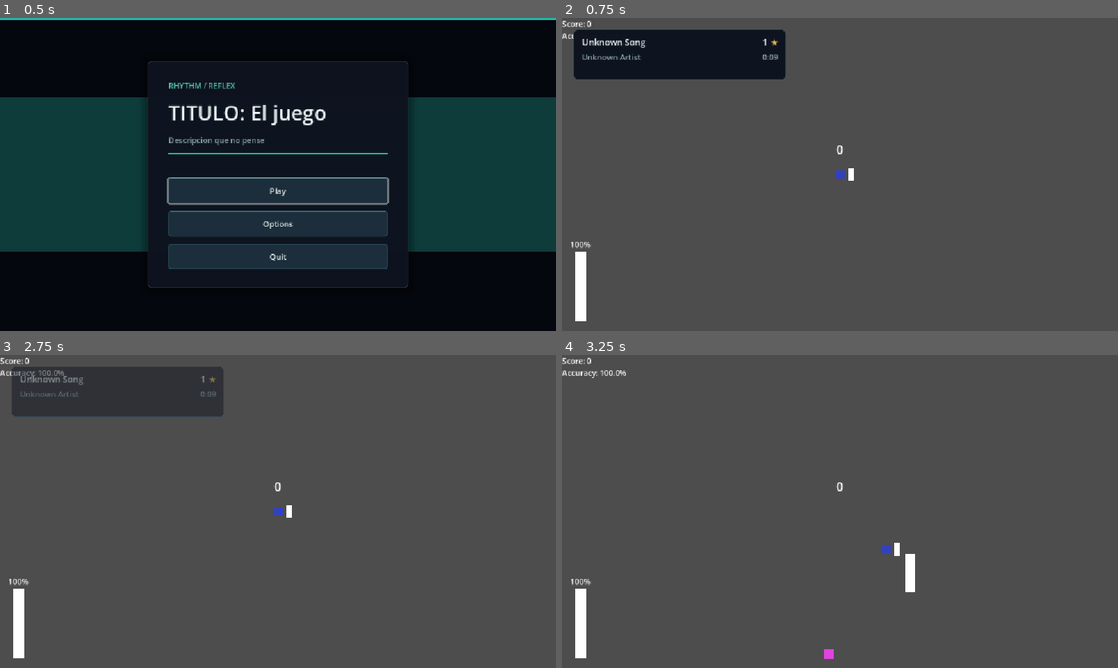
Above: before the commit, frames 1-4 (two rows, left to right).
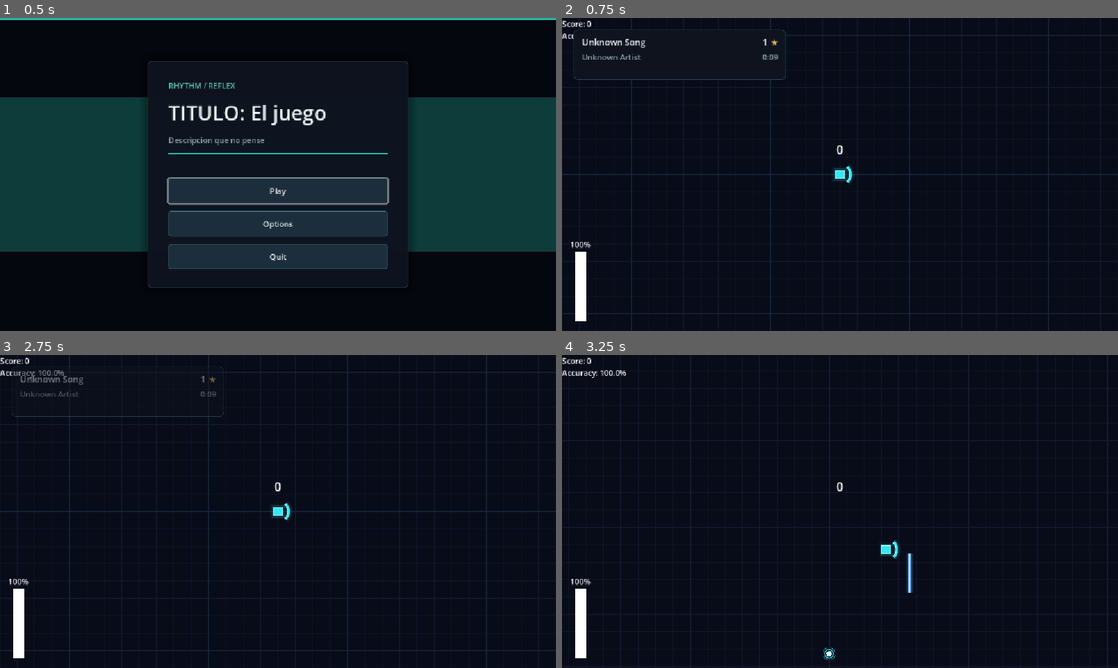
Above: after the commit, the same moments.

Repository: ftambler/godot-rythm-game
Game: Godot game, scene res://scenes/ui/Menu.tscn
Two runs of this game, one before a commit and one after it. Both use one fixed random seed, a clock stepped at 60 frames per second and the inputs below.
Inputs:
- Up to frame 1 (0.5 s): no input
- Up to frame 2 (0.75 s): click "Play" at 0.5 s
- Up to frame 3 (2.75 s): tap Enter at 1.25 s; hold Right (shield_right) 1.28-2.03 s; hold Space (hit_orb) 1.28-2.03 s; hold Down (shield_down) from 2.03 s (still down); tap Space (hit_orb) at 2.1 s
- Up to frame 4 (3.25 s): release Down (shield_down) at 2.78 s; hold Right (shield_right) from 2.78 s (still down); hold Space (hit_orb) from 2.78 s (still down)

Frame 1 is identical in both runs. In frame 2, 93% of the frame differs, in the area x 0-100%, y 0-100%; in frame 3, 99%; in frame 4, 99%.

Commit message:
Restyle gameplay objects and add hit feedback

Diff:
--- a/scenes/game/Game.tscn
+++ b/scenes/game/Game.tscn
@@ -8,9 +8,13 @@
 [ext_resource type="PackedScene" path="res://scenes/ui/PauseMenu.tscn" id="6_pause"]
 [ext_resource type="PackedScene" uid="uid://ytw7cwpt4dvd" path="res://scenes/ui/LevelIntro.tscn" id="7_intro"]
 [ext_resource type="PackedScene" path="res://scenes/ui/ResultsScreen.tscn" id="8_results"]
+[ext_resource type="PackedScene" path="res://scenes/game/GridBackground.tscn" id="9_grid"]
+[ext_resource type="Script" path="res://scripts/visual/GameplayFeedback.gd" id="10_feedback"]
 
 [node name="Game" type="Node2D" unique_id=762137820]
 script = ExtResource("1_lyhax")
+
+[node name="GridBackground" parent="." instance=ExtResource("9_grid")]
 
 [node name="ScoreHandler" type="Node" parent="." unique_id=1532150037]
 script = ExtResource("2_365ku")
@@ -36,3 +40,7 @@
 [node name="SpeedTriggers" type="Node2D" parent="LevelManager" unique_id=1421972330]
 
 [node name="Orbs" type="Node2D" parent="LevelManager" unique_id=1051268075]
+
+[node name="GameplayFeedback" type="Node2D" parent="." node_paths=PackedStringArray("player")]
+script = ExtResource("10_feedback")
+player = NodePath("../Player")
--- a/scenes/game/Orb.tscn
+++ b/scenes/game/Orb.tscn
@@ -1,6 +1,7 @@
 [gd_scene format=3 uid="uid://dx2d5sxof1ffq"]
 
 [ext_resource type="Script" uid="uid://oengqfgsowdr" path="res://scripts/world/Orb.gd" id="1_2pvil"]
+[ext_resource type="Script" path="res://scripts/visual/OrbVisual.gd" id="2_ovis"]
 
 [sub_resource type="RectangleShape2D" id="RectangleShape2D_mf4yy"]
 
@@ -11,9 +12,5 @@
 [node name="CollisionShape2D" type="CollisionShape2D" parent="." unique_id=68305031]
 shape = SubResource("RectangleShape2D_mf4yy")
 
-[node name="ColorRect" type="ColorRect" parent="." unique_id=1891851646]
-offset_left = -10.0
-offset_top = -10.0
-offset_right = 10.0
-offset_bottom = 10.0
-color = Color(0.8784314, 0.2627451, 0.8784314, 1)
+[node name="Visual" type="Node2D" parent="." unique_id=1891851646]
+script = ExtResource("2_ovis")
--- a/scenes/game/Player.tscn
+++ b/scenes/game/Player.tscn
@@ -2,6 +2,8 @@
 
 [ext_resource type="Script" uid="uid://qyivfr8dael8" path="res://scripts/player/Player.gd" id="1_gndvh"]
 [ext_resource type="Script" uid="uid://cuh2ir2kywq4h" path="res://scripts/player/PlayerShield.gd" id="2_6vqvp"]
+[ext_resource type="Script" path="res://scripts/visual/PlayerVisual.gd" id="3_pvis"]
+[ext_resource type="Script" path="res://scripts/visual/ShieldVisual.gd" id="4_svis"]
 
 [sub_resource type="CircleShape2D" id="CircleShape2D_v8gbi"]
 
@@ -22,18 +24,13 @@
 [node name="Shield" type="Node2D" parent="." unique_id=2005459110]
 script = ExtResource("2_6vqvp")
 
-[node name="ColorRect" type="ColorRect" parent="Shield" unique_id=213899276]
-offset_left = 17.0
-offset_top = -14.0
-offset_right = 28.0
-offset_bottom = 14.0
+[node name="ShieldVisual" type="Node2D" parent="Shield" unique_id=213899276]
+z_index = 1
+script = ExtResource("4_svis")
 
-[node name="tempColor" type="ColorRect" parent="." unique_id=259176759]
-offset_left = -10.0
-offset_top = -10.0
-offset_right = 10.0
-offset_bottom = 10.0
-color = Color(0.20335871, 0.25655162, 0.75066197, 1)
+[node name="Visual" type="Node2D" parent="." unique_id=259176759]
+z_index = 1
+script = ExtResource("3_pvis")
 
 [node name="OrbDetector" type="Area2D" parent="." unique_id=1457973608]
 collision_layer = 0
--- a/scenes/game/SpeedTrigger.tscn
+++ b/scenes/game/SpeedTrigger.tscn
@@ -1,31 +1,15 @@
 [gd_scene format=3 uid="uid://brkln3n8iy8gn"]
 
 [ext_resource type="Script" uid="uid://mhmx8p183n1m" path="res://scripts/world/SpeedTrigger.gd" id="1_2f2b8"]
+[ext_resource type="Script" path="res://scripts/visual/SpeedTriggerVisual.gd" id="2_stvis"]
 
 [sub_resource type="RectangleShape2D" id="RectangleShape2D_mf4yy"]
-
-[sub_resource type="LabelSettings" id="LabelSettings_2f2b8"]
-font_size = 28
 
 [node name="SpeedTrigger" type="Area2D" unique_id=1554395987]
 script = ExtResource("1_2f2b8")
 
-[node name="ColorRect" type="ColorRect" parent="." unique_id=1054819960]
-offset_left = -10.0
-offset_top = -10.0
-offset_right = 10.0
-offset_bottom = 10.0
-color = Color(0, 1, 1, 1)
+[node name="Visual" type="Node2D" parent="." unique_id=1054819960]
+script = ExtResource("2_stvis")
 
 [node name="CollisionShape2D" type="CollisionShape2D" parent="." unique_id=282872493]
 shape = SubResource("RectangleShape2D_mf4yy")
-
-[node name="Label" type="Label" parent="." unique_id=911739121]
-offset_left = -10.0
-offset_top = -20.0
-offset_right = 10.0
-offset_bottom = 19.0
-text = "1"
-label_settings = SubResource("LabelSettings_2f2b8")
-horizontal_alignment = 1
-vertical_alignment = 1
--- a/scenes/game/Wall.tscn
+++ b/scenes/game/Wall.tscn
@@ -1,6 +1,7 @@
 [gd_scene format=3 uid="uid://x4behcck40to"]
 
 [ext_resource type="Script" uid="uid://cfk2sgjwn0k2j" path="res://scripts/world/Wall.gd" id="1_33awu"]
+[ext_resource type="Script" path="res://scripts/visual/WallVisual.gd" id="2_wvis"]
 
 [sub_resource type="RectangleShape2D" id="RectangleShape2D_mf4yy"]
 
@@ -9,11 +10,8 @@
 
 [node name="Sprite2D" type="Sprite2D" parent="." unique_id=1616078196]
 
-[node name="tempcolor" type="ColorRect" parent="." unique_id=2022530945]
-offset_left = -40.0
-offset_top = -10.0
-offset_right = 40.0
-offset_bottom = 10.0
+[node name="Visual" type="Node2D" parent="." unique_id=2022530945]
+script = ExtResource("2_wvis")
 
 [node name="CollisionShape2D" type="CollisionShape2D" parent="." unique_id=70109703]
 scale = Vector2(4, 0.1)
--- /dev/null
+++ b/scripts/visual/GameplayFeedback.gd
@@ -0,0 +1,64 @@
+class_name GameplayFeedback
+extends Node2D
+
+## Spawns world-space hit effects from the player's existing signals.
+## Walls and orbs are despawned by LevelManager as soon as they are hit, so their
+## transforms are captured here and the effect is drawn by a detached HitEffect.
+##
+## Player emits `object_hit` and `hit_registered` in different orders for walls
+## and orbs, so both are collected during the frame and resolved together.
+
+@export var player: Player
+
+var _pending_result: HitResult.Type = HitResult.Type.MISS
+var _has_pending_result := false
+var _pending_walls: Array[Transform2D] = []
+var _pending_orbs: Array[Vector2] = []
+var _flush_queued := false
+
+
+func _ready() -> void:
+	z_index = 2
+	if player == null:
+		return
+	player.hit_registered.connect(_on_hit_registered)
+	player.object_hit.connect(_on_object_hit)
+
+
+func _on_hit_registered(result: HitResult.Type) -> void:
+	_pending_result = result
+	_has_pending_result = true
+	_queue_flush()
+
+
+func _on_object_hit(object: Node) -> void:
+	if object is Wall:
+		_pending_walls.append(object.global_transform)
+	elif object is Orb:
+		_pending_orbs.append(object.global_position)
+	_queue_flush()
+
+
+func _queue_flush() -> void:
+	if _flush_queued:
+		return
+	_flush_queued = true
+	_flush.call_deferred()
+
+
+func _flush() -> void:
+	_flush_queued = false
+	if not _has_pending_result:
+		_pending_walls.clear()
+		_pending_orbs.clear()
+		return
+
+	var color := Palette.hit_result_color(_pending_result)
+	for wall_transform in _pending_walls:
+		HitEffect.spawn_wall(self, wall_transform, player.global_position, color)
+	for orb_position in _pending_orbs:
+		HitEffect.spawn_ring(self, orb_position, color)
+
+	_pending_walls.clear()
+	_pending_orbs.clear()
+	_has_pending_result = false
--- /dev/null
+++ b/scripts/visual/HitEffect.gd
@@ -0,0 +1,52 @@
+class_name HitEffect
+extends Node2D
+
+## Short-lived world-space effect: an expanding ring, plus an optional fading
+## bar that echoes a wall which has just been despawned. Frees itself when done.
+
+const RING_FROM := 6.0
+const RING_TO := 22.0
+
+var color := Palette.CYAN
+var bar_length := 0.0  # 0 disables the bar
+var ring_offset := Vector2.ZERO
+
+var _progress := 0.0:
+	set(value):
+		_progress = value
+		queue_redraw()
+
+
+static func spawn_ring(parent: Node, at: Vector2, ring_color: Color) -> void:
+	var effect := HitEffect.new()
+	effect.color = ring_color
+	parent.add_child(effect)
+	effect.global_position = at
+
+
+static func spawn_wall(parent: Node, wall_transform: Transform2D, contact: Vector2, ring_color: Color) -> void:
+	var effect := HitEffect.new()
+	effect.color = ring_color
+	effect.bar_length = Palette.WALL_LENGTH
+	parent.add_child(effect)
+	effect.global_transform = wall_transform
+	effect.ring_offset = effect.to_local(contact)
+
+
+func _ready() -> void:
+	var tween := create_tween()
+	tween.tween_property(self, "_progress", 1.0, Palette.EFFECT_DURATION).set_trans(Tween.TRANS_QUAD).set_ease(Tween.EASE_OUT)
+	tween.finished.connect(queue_free)
+
+
+func _draw() -> void:
+	var fade := 1.0 - _progress
+
+	if bar_length > 0.0:
+		var half := bar_length * 0.5
+		var width := Palette.WALL_THICKNESS * (1.0 + _progress)
+		draw_line(Vector2(-half, 0.0), Vector2(half, 0.0), Color(color, 0.18 * fade), width + Palette.GLOW_NEAR_WIDTH, true)
+		draw_line(Vector2(-half, 0.0), Vector2(half, 0.0), Color(color, 0.7 * fade), width * 0.5, true)
+
+	var radius := lerpf(RING_FROM, RING_TO, _progress)
+	draw_arc(ring_offset, radius, 0.0, TAU, 32, Color(color, 0.85 * fade), 2.0 * fade + 0.5, true)
--- /dev/null
+++ b/scripts/visual/OrbVisual.gd
@@ -0,0 +1,36 @@
+class_name OrbVisual
+extends Node2D
+
+## Filled core, a solid inner ring and a slowly rotating dashed outer ring.
+## Animation is visual only; the Orb's Area2D and position never change.
+
+const PULSE_SPEED := 3.0       # radians per second of the core pulse
+const RING_SPIN_SPEED := 0.9   # radians per second of the dashed ring
+const DASH_COUNT := 4
+const DASH_FILL := 0.55        # fraction of each dash slot that is drawn
+
+var _time := 0.0
+
+
+func _ready() -> void:
+	modulate.a = 0.0
+	create_tween().tween_property(self, "modulate:a", 1.0, Palette.APPEAR_DURATION)
+
+
+func _process(delta: float) -> void:
+	_time += delta
+	queue_redraw()
+
+
+func _draw() -> void:
+	var pulse := 0.5 + 0.5 * sin(_time * PULSE_SPEED)
+
+	draw_circle(Vector2.ZERO, Palette.ORB_CORE_RADIUS + 4.0, Color(Palette.CYAN, 0.08 + 0.06 * pulse))
+	draw_circle(Vector2.ZERO, Palette.ORB_CORE_RADIUS, Palette.WHITE.lerp(Palette.CYAN, 0.35 - 0.25 * pulse))
+	draw_arc(Vector2.ZERO, Palette.ORB_RING_RADIUS, 0.0, TAU, 32, Palette.CYAN, 1.5, true)
+
+	var slot := TAU / DASH_COUNT
+	var spin := _time * RING_SPIN_SPEED
+	for i in DASH_COUNT:
+		var start := spin + slot * i
+		draw_arc(Vector2.ZERO, Palette.ORB_OUTER_RADIUS, start, start + slot * DASH_FILL, 8, Color(Palette.CYAN, 0.55), 1.5, true)
--- /dev/null
+++ b/scripts/visual/PlayerVisual.gd
@@ -0,0 +1,40 @@
+class_name PlayerVisual
+extends Node2D
+
+## Solid cyan square for the player. Flashes the hit-result color whenever the
+## player registers a hit (wall bounce or orb press).
+## Purely visual: never scales or rotates, so it can't misrepresent the hitbox or direction.
+
+var _flash_color := Palette.CYAN
+var _flash_strength := 0.0:
+	set(value):
+		_flash_strength = value
+		queue_redraw()
+var _tween: Tween
+
+
+func _ready() -> void:
+	var player := owner as Player
+	if player == null:
+		return
+	player.hit_registered.connect(_on_hit_registered)
+
+
+func _draw() -> void:
+	var half := Palette.PLAYER_SIZE * 0.5
+	var rect := Rect2(-half, -half, Palette.PLAYER_SIZE, Palette.PLAYER_SIZE)
+	var accent := Palette.CYAN.lerp(_flash_color, _flash_strength)
+
+	NeonDraw.glow_rect(self, rect, accent)
+	draw_rect(rect, accent)
+	draw_rect(rect.grow(-Palette.OUTLINE_WIDTH * 0.5), accent.lightened(0.55), false, Palette.OUTLINE_WIDTH)
+
+
+func _on_hit_registered(result: HitResult.Type) -> void:
+	_flash_color = Palette.hit_result_color(result)
+	if _tween:
+		_tween.kill()
+	_flash_strength = 1.0
+	_tween = create_tween()
+	_tween.tween_property(self, "_flash_strength", 0.0, Palette.FLASH_DURATION) \
+		.set_trans(Tween.TRANS_QUAD).set_ease(Tween.EASE_OUT)
--- /dev/null
+++ b/scripts/visual/ShieldVisual.gd
@@ -0,0 +1,37 @@
+class_name ShieldVisual
+extends Node2D
+
+## Thick cyan arc drawn facing +X. Its parent PlayerShield already owns the
+## gameplay direction, rotation and visibility; this node only draws and flashes.
+
+var _flash_color := Palette.CYAN
+var _flash_strength := 0.0:
+	set(value):
+		_flash_strength = value
+		queue_redraw()
+var _tween: Tween
+
+
+func _ready() -> void:
+	var player := owner as Player
+	if player:
+		player.hit_registered.connect(_on_hit_registered)
+
+
+func _draw() -> void:
+	var half_arc := Palette.SHIELD_ARC * 0.5
+	var color := Palette.CYAN.lerp(_flash_color, _flash_strength)
+	NeonDraw.glow_arc(self, Palette.SHIELD_RADIUS, -half_arc, half_arc, color, Palette.SHIELD_WIDTH)
+	# Thin bright inner edge so the arc reads as a solid band rather than a line.
+	draw_arc(Vector2.ZERO, Palette.SHIELD_RADIUS - Palette.SHIELD_WIDTH * 0.5 + 0.75, -half_arc, half_arc, 24, color.lightened(0.6), 1.5, true)
+
+
+func _on_hit_registered(result: HitResult.Type) -> void:
+	if not is_visible_in_tree():
+		return
+	_flash_color = Palette.hit_result_color(result)
+	if _tween:
+		_tween.kill()
+	_flash_strength = 1.0
+	_tween = create_tween()
+	_tween.tween_property(self, "_flash_strength", 0.0, Palette.FLASH_DURATION)
--- /dev/null
+++ b/scripts/visual/SpeedTriggerVisual.gd
@@ -0,0 +1,54 @@
+class_name SpeedTriggerVisual
+extends Node2D
+
+## Three yellow chevrons; the number lit equals the trigger's speed level
+## (read from the parent SpeedTrigger). A highlight sweeps across the lit
+## chevrons, slightly faster at higher levels, and the glyph flashes when
+## the player passes through.
+
+const CHEVRON_COUNT := 3
+const CHEVRON_SIZE := Vector2(7.0, 14.0)
+const CHEVRON_SPACING := 8.0
+const CHEVRON_WIDTH := 2.5
+const BASE_SWEEP_SPEED := 4.0
+const SWEEP_SPEED_PER_LEVEL := 1.5
+
+var _level := 1
+var _time := 0.0
+var _brightness := PackedFloat32Array()
+var _flash_strength := 0.0
+
+
+func _ready() -> void:
+	var trigger := get_parent() as SpeedTrigger
+	if trigger:
+		_level = int(trigger.speed_type) + 1
+		trigger.body_entered.connect(_on_body_entered)
+	_brightness.resize(CHEVRON_COUNT)
+	modulate.a = 0.0
+	create_tween().tween_property(self, "modulate:a", 1.0, Palette.APPEAR_DURATION)
+
+
+func _process(delta: float) -> void:
+	_time += delta
+	var sweep_speed := BASE_SWEEP_SPEED + SWEEP_SPEED_PER_LEVEL * _level
+	for i in CHEVRON_COUNT:
+		var wave := 0.5 + 0.5 * sin(_time * sweep_speed - i * 1.1)
+		_brightness[i] = minf(1.0, 0.7 + 0.3 * wave + _flash_strength)
+	queue_redraw()
+
+
+func _draw() -> void:
+	if _flash_strength > 0.0:
+		draw_rect(Rect2(-14, -11, 28, 22), Color(Palette.YELLOW, 0.12 * _flash_strength))
+	NeonDraw.chevron_row(
+		self, Vector2.ZERO, CHEVRON_COUNT, _level,
+		CHEVRON_SIZE, CHEVRON_SPACING, Palette.YELLOW, CHEVRON_WIDTH, _brightness
+	)
+
+
+func _on_body_entered(body: Node2D) -> void:
+	if not body is Player:
+		return
+	_flash_strength = 1.0
+	create_tween().tween_property(self, "_flash_strength", 0.0, Palette.EFFECT_DURATION)
--- /dev/null
+++ b/scripts/visual/WallVisual.gd
@@ -0,0 +1,19 @@
+class_name WallVisual
+extends Node2D
+
+## Solid bar along the wall's local X axis. The Wall root applies the orientation
+## rotation, so every orientation shares the same thickness and construction.
+## Static: drawn once, with a short fade-in when the wall spawns.
+
+
+func _ready() -> void:
+	modulate.a = 0.0
+	create_tween().tween_property(self, "modulate:a", 1.0, Palette.APPEAR_DURATION)
+
+
+func _draw() -> void:
+	var half := Palette.WALL_LENGTH * 0.5
+	var from := Vector2(-half, 0.0)
+	var to := Vector2(half, 0.0)
+	NeonDraw.glow_line(self, from, to, Palette.WALL, Palette.WALL_THICKNESS)
+	draw_line(from, to, Palette.WALL.lightened(0.6), 1.5, true)
--- a/scripts/world/SpeedTrigger.gd
+++ b/scripts/world/SpeedTrigger.gd
@@ -3,11 +3,9 @@
 
 @export var speed_type: PlayerSpeed.Type = PlayerSpeed.Type.SPEED_2
 
-@onready var label: Label = $Label
 
 func _ready() -> void:
 	body_entered.connect(_on_body_entered)
-	label.text = str(speed_type + 1)
 
 
 func _on_body_entered(body: Node2D) -> void:
